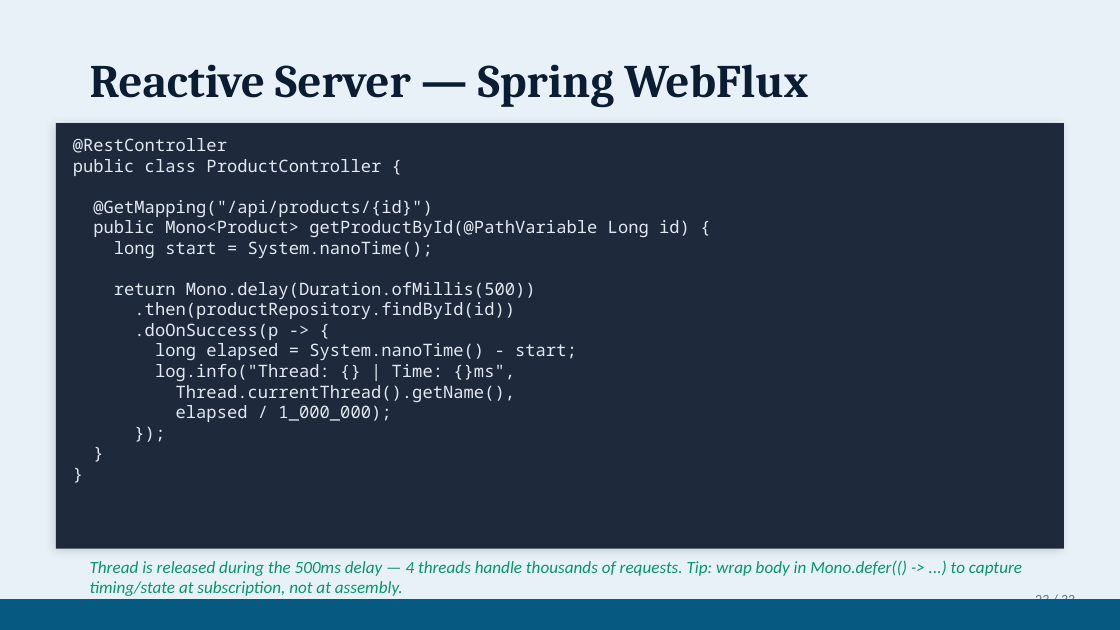
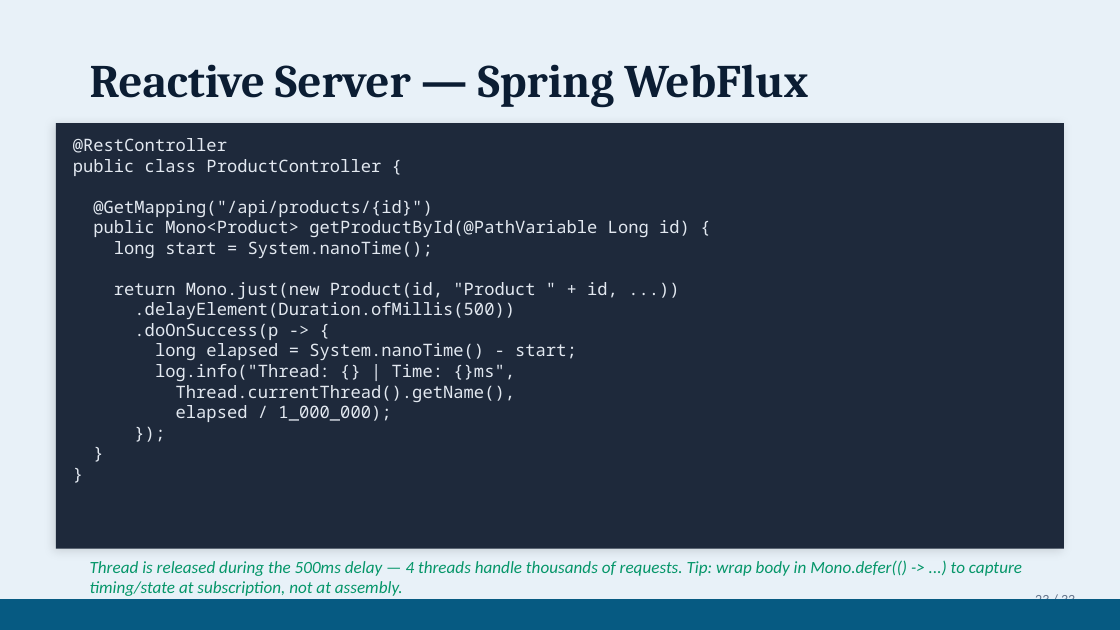
Before and after one commit to gitkoyot/reactor-presentation, a slide deck: slide 23 of WebFlux-Reactive-vs-Blocking.pptx. Drawn at 1120x630 pixels with LibreOffice and Linux fonts; fonts in the diff are those of the drawing. Boxes give left, top, right and bottom in pixels: in the first picture for what was removed or moved away, otherwise in the second. Text is boxed around its words. In the diff, an @@ line names an element or a change of style, - is before the commit and + after.

```diff
--- a/WebFlux-Reactive-vs-Blocking.pptx
+++ b/WebFlux-Reactive-vs-Blocking.pptx
@@ text at (114,282,618,319): text changed @@
-return Mono.delay(Duration.ofMillis(500))
-.then(productRepository.findById(id))
+return Mono.just(new Product(id, "Product " + id, ...))
+.delayElement(Duration.ofMillis(500))
```
Also in this commit, not shown: 5 other slides changed, 11 other files.
